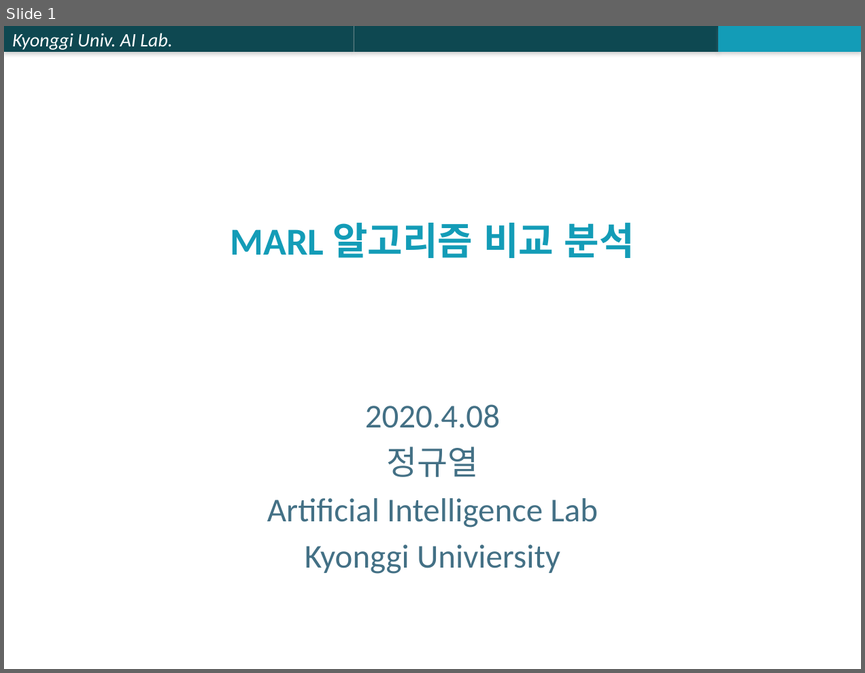
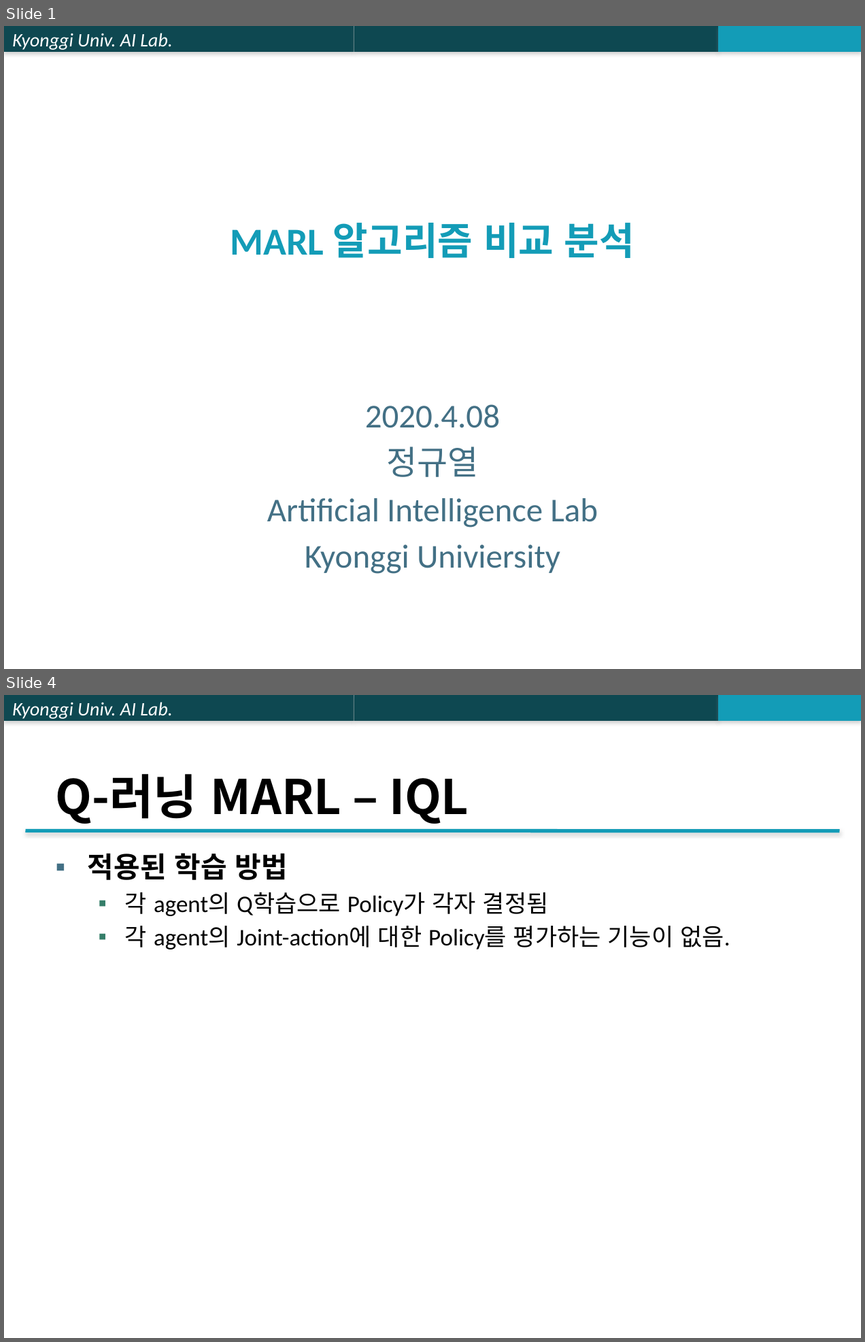
Before and after one commit to jk96491/PapersSeminar, a slide deck: Multi_Agent/ETC/PPTX/MARL 알고리즘 비교 분석.pptx. Shown one above the other, each under a label of ours: slide 1 before the commit, slides 1 and 4 after it; the slides between them are not shown. The pictures are 865x673 and 865x1342 pixels, drawn with LibreOffice and Linux fonts; fonts in the diff are those of the drawing. Boxes give left, top, right and bottom in pixels: in the first picture for what was removed or moved away, otherwise in the second. Text is boxed around its words. In the diff, an @@ line names an element or a change of style, - is before the commit and + after.

```diff
--- a/Multi_Agent/ETC/PPTX/MARL 알고리즘 비교 분석.pptx
+++ b/Multi_Agent/ETC/PPTX/MARL 알고리즘 비교 분석.pptx
@@ slide 4 added at bbox=[4, 695, 861, 1338], background #FFFFFF; not listed: 3 template elements that a slide beside it also shows @@
@@ title added at bbox=[56, 774, 468, 824], 40 pt, text #000000, bold @@
+Q-러닝 MARL – IQL
@@ line added from (26, 830) to (839, 831), #139CB7 3 pt @@
@@ text added at bbox=[88, 853, 730, 949], 20 pt, text #000000 @@
+▪ 적용된 학습 방법
+  ▪ 각 agent의 Q학습으로 Policy가 각자 결정됨
+  ▪ 각 agent의 Joint-action에 대한 Policy를 평가하는 기능이 없음.
```
Also in this commit, not shown: 8 slides changed, 5 other slides added, 6 slides removed.
